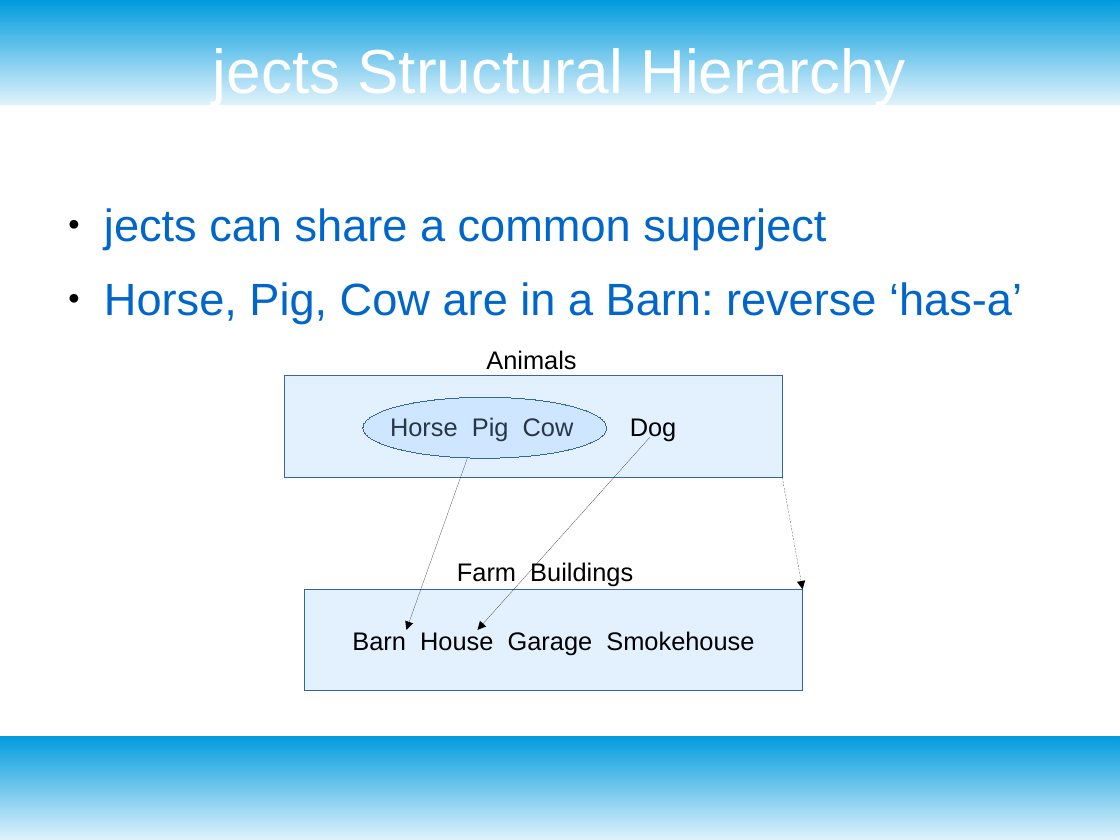
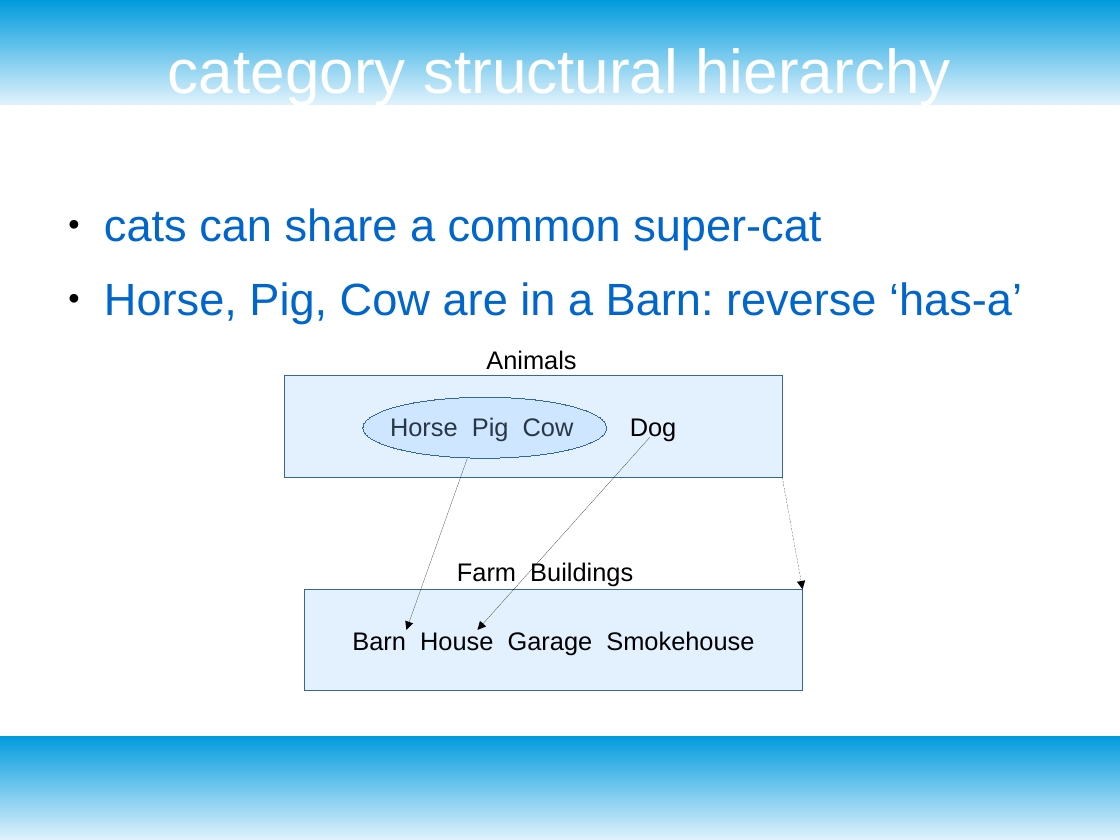
Before and after one commit to livcoco/pensieve, a slide deck: slide 5 of docs/categorizer_concepts.odp (slide 4 before the commit). Drawn at 1120x840 pixels with LibreOffice and Linux fonts; fonts in the diff are those of the drawing. Boxes give left, top, right and bottom in pixels: in the first picture for what was removed or moved away, otherwise in the second. Text is boxed around its words. In the diff, an @@ line names an element or a change of style, - is before the commit and + after.

```diff
--- a/docs/categorizer_concepts.odp
+++ b/docs/categorizer_concepts.odp
@@ title at (x1=168, y1=44, x2=950, y2=105): text changed @@
-jects Structural Hierarchy
+category structural hierarchy
@@ text at (x1=104, y1=208, x2=821, y2=250): text changed @@
-● jects can share a common superject
+● cats can share a common super-cat
```
Also in this commit, not shown: 6 other slides changed, 1 slide added, 1 other file.
